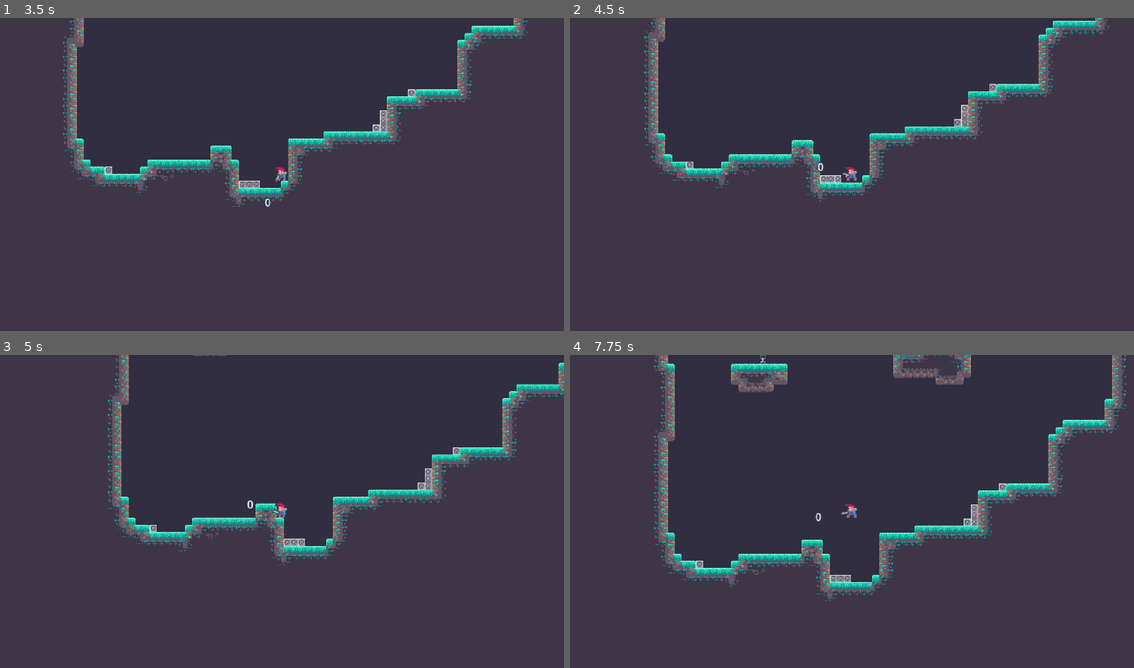
Above: before the commit, frames 1-4 (two rows, left to right).
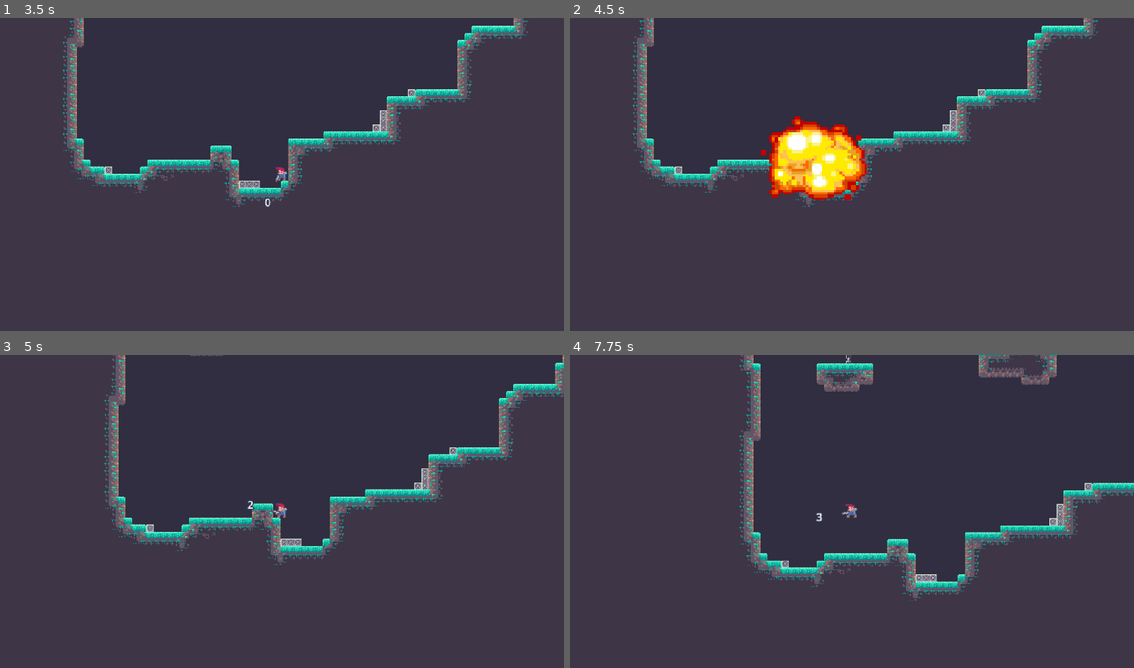
Above: after the commit, the same moments.

Repository: SoulierTom/Rocket
Game: Godot game, scene res://Scenes/Level Pico8.tscn
The game is run twice, just before and just after one commit, with the same random seed, the same clock (stepped at 60 frames per second) and the same inputs. The engine's default icon, where the game draws it, is replaced by a stand-in: a white triangle on a blue panel in a dark square.
Inputs (mouse positions are in pixels of both pictures, inside the frame that each line leads up to):
- Up to frame 1 (3.5 s): tap Enter at 0.5 s; move the mouse to (406, 161) at 0.52 s; press the mouse at (406, 161) at 0.53 s; hold D (Move_Right) 0.53-2.03 s; tap Space (Jump) at 0.77, 1.52, 2.75, 3.02 s; move the mouse to (169, 193) at 1.27 s; release the mouse at (169, 193) at 1.28 s; click (169, 193) at 1.35 s; move the mouse to (338, 105) at 2.02 s; press the mouse at (338, 105) at 2.03 s; hold A (Move_Left) 2.03-2.78 s; move the mouse to (253, 240) at 2.77 s; release the mouse at (253, 240) at 2.78 s; hold D (Move_Right) from 2.78 s (still down); click (253, 240) at 2.85 s
- Up to frame 2 (4.5 s): move the mouse to (1021, 224) at 3.52 s; press the mouse at (1021, 224) at 3.53 s; tap Space (Jump) at 3.77 s; move the mouse to (682, 127) at 4.27 s; release D (Move_Right) at 4.28 s; release the mouse at (682, 127) at 4.28 s; hold A (Move_Left) from 4.28 s (still down); click (682, 127) at 4.35 s
- Up to frame 3 (5 s): keep holding A (Move_Left); tap Space (Jump) at 4.52 s
- Up to frame 4 (7.75 s): move the mouse to (880, 514) at 5.02 s; release A (Move_Left) at 5.03 s; press the mouse at (880, 514) at 5.03 s; hold D (Move_Right) 5.03-5.78 s; move the mouse to (767, 433) at 5.77 s; release the mouse at (767, 433) at 5.78 s; hold A (Move_Left) 5.78-7.28 s; click (767, 433) at 5.85 s; tap Space (Jump) at 6.02, 6.77, 7.52 s; move the mouse to (976, 498) at 6.52 s; press the mouse at (976, 498) at 6.53 s; move the mouse to (739, 530) at 7.27 s; release the mouse at (739, 530) at 7.28 s; hold D (Move_Right) from 7.28 s (still down); click (739, 530) at 7.35 s

Frame 1 is identical in both runs. In frame 2, 10% of the frame differs, in the area x 11-96%, y 0-61%; in frame 3, 4.6%; in frame 4, 13%, in the area x 14-100%, y 0-79%.

Commit message:
Modif Cooldown

Diff:
--- a/Scripts/arm.gd
+++ b/Scripts/arm.gd
@@ -81,10 +81,12 @@
 			$RayCast2D.update_ammo_display()
 			print("Munitions dans le chargeur :", Global.current_ammo)
 
-			if Global.current_ammo == 0:
-				print("Chargeur vide ! En cours de recharge...")
+			# Si les munitions sont inférieures à 3, démarrer le rechargement
+			if Global.current_ammo < 3 and not reloading:
+				print("Chargeur presque vide ! En cours de recharge...")
 				reloading = true
 				start_reload()
+
 			recoiling = true
 			await get_tree().create_timer(recoil_duration).timeout
 			recoiling = false
@@ -98,6 +100,7 @@
 		$RayCast2D.update_ammo_display()
 		reloading = false
 		print("Chargeur rechargé :", Global.current_ammo)
+
 
 # Génére une Rocket
 func shoot(projectile: PackedScene) -> void:
